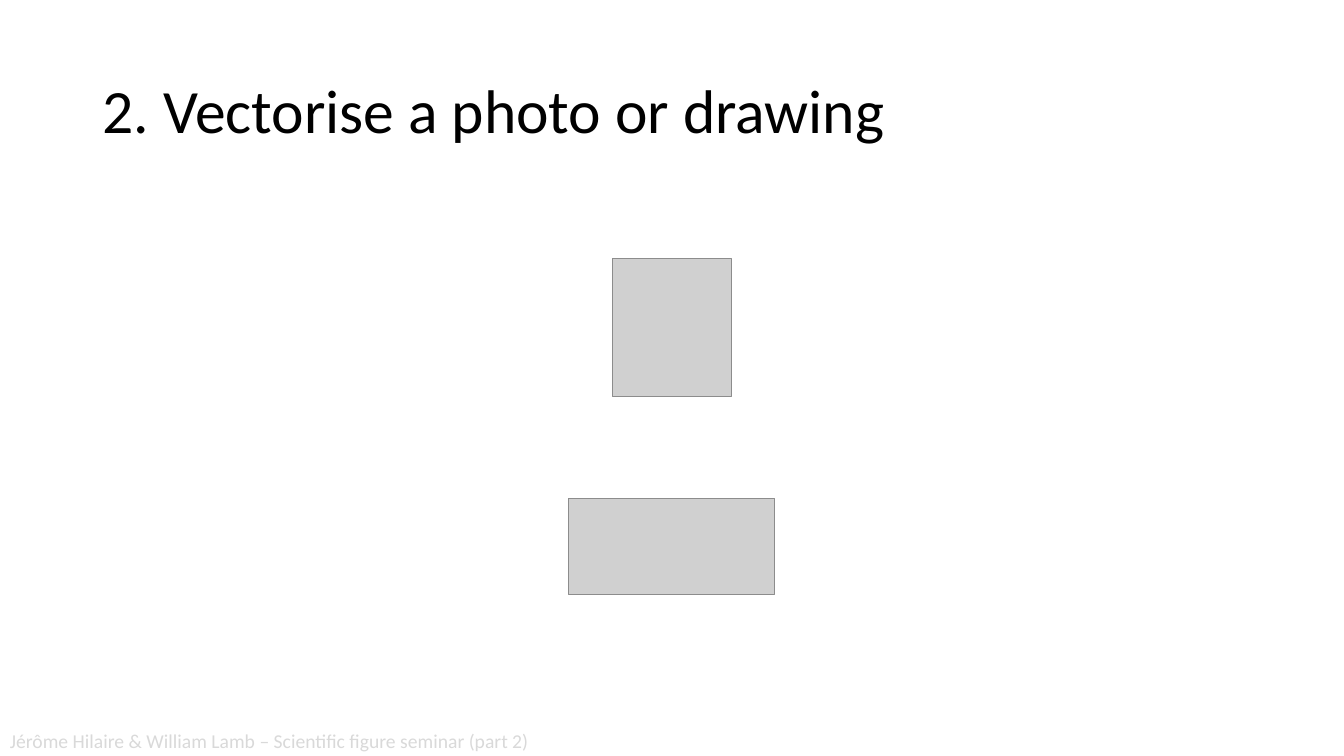
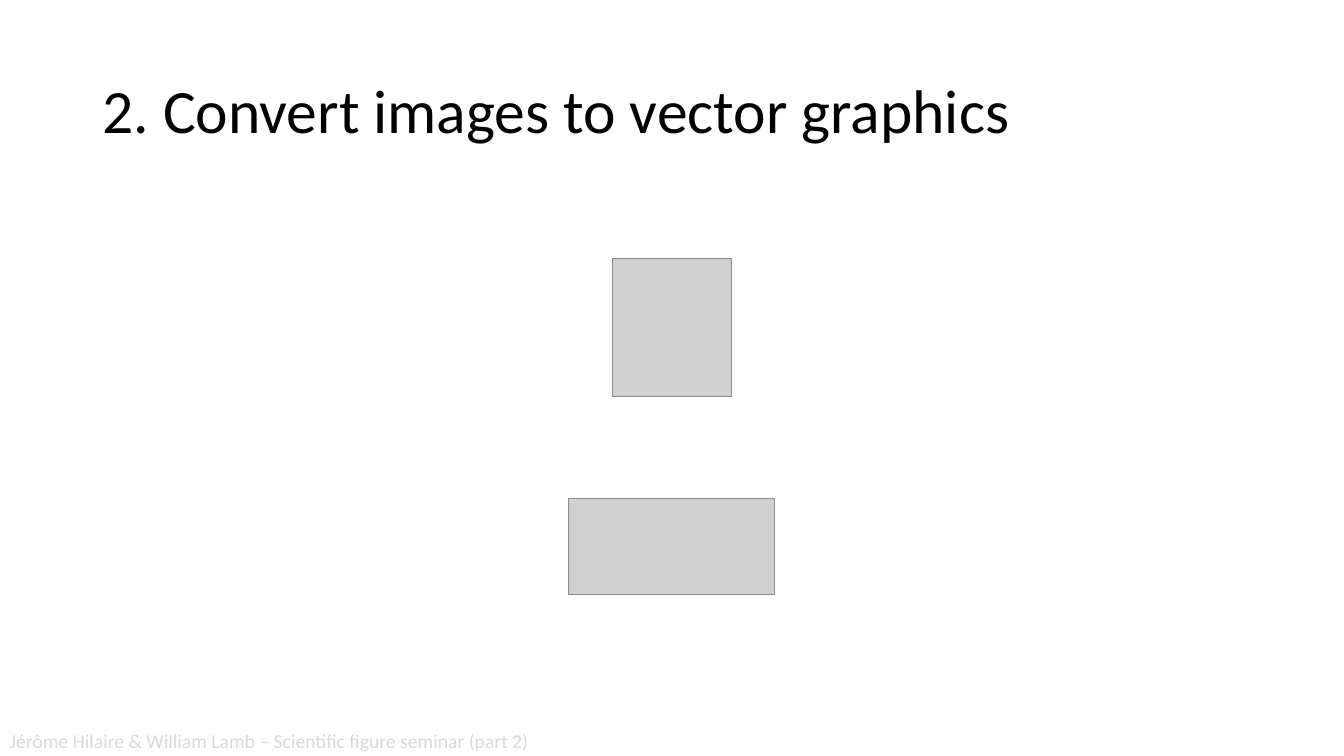
Before and after one commit to mcc-apsis/figures, a slide deck: slide 18 of Resources/Seminar part 2.pptx. Drawn at 1344x756 pixels with LibreOffice and Linux fonts; fonts in the diff are those of the drawing; grey boxes stand for pictures; background and template pictures are left out. Boxes give left, top, right and bottom in pixels: in the first picture for what was removed or moved away, otherwise in the second. Text is boxed around its words. In the diff, an @@ line names an element or a change of style, - is before the commit and + after.

```diff
--- a/Resources/Seminar part 2.pptx
+++ b/Resources/Seminar part 2.pptx
@@ title at box(102, 90, 1010, 144): text changed @@
-2. Vectorise a photo or drawing
+2. Convert images to vector graphics
```
Also in this commit, not shown: 5 other slides changed.
